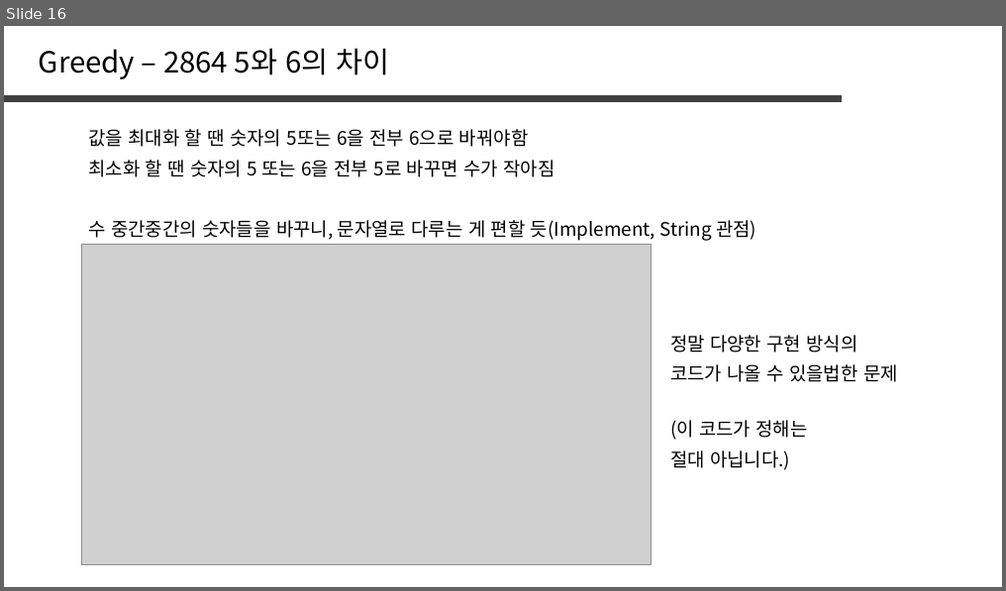
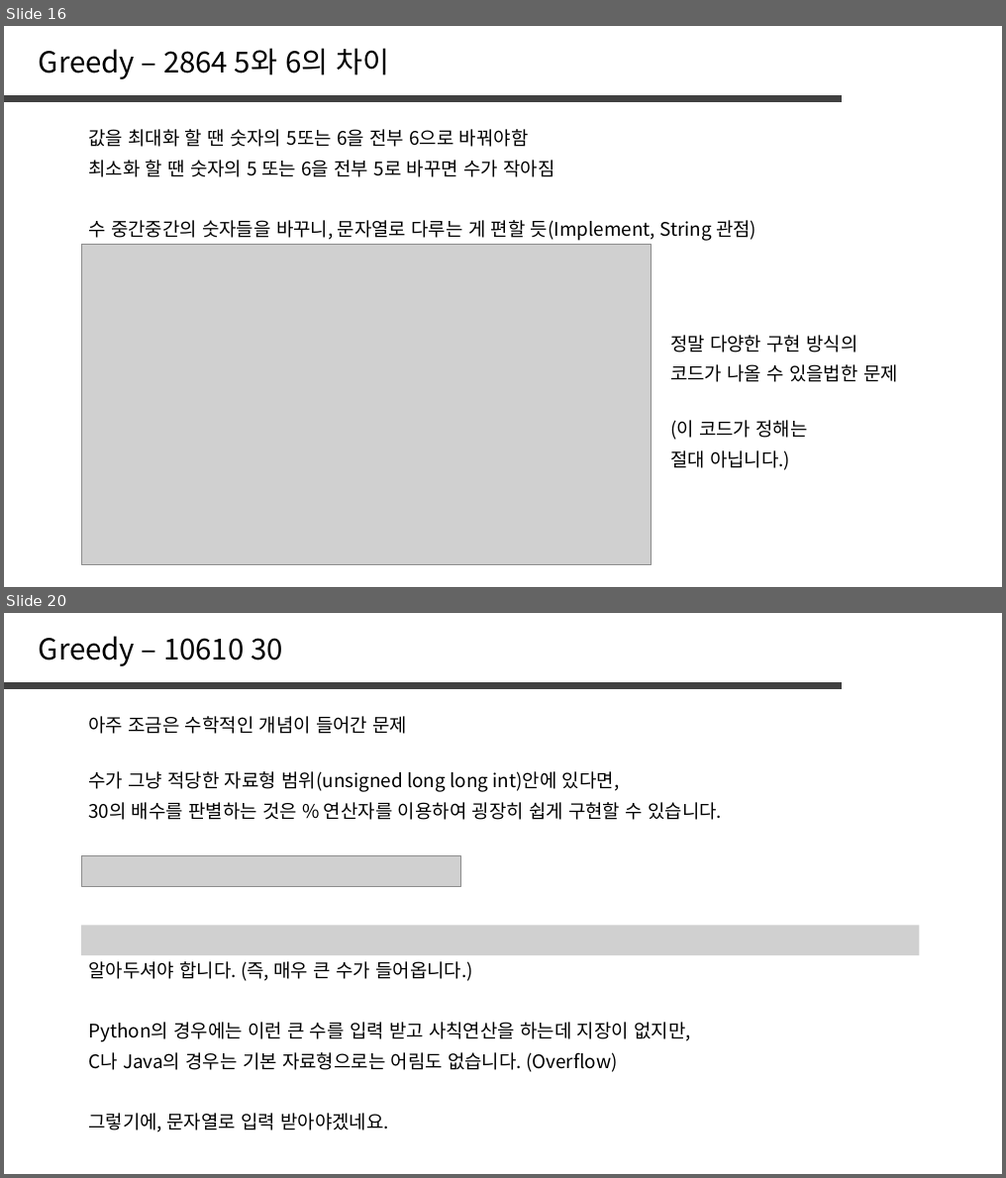
Before and after one commit to jaehoo1/PS-study, a slide deck: study/6_Greedy.pptx. Shown one above the other, each under a label of ours: slide 16 before the commit, slides 16 and 20 after it; the slides between them are not shown. The pictures are 1006x591 and 1006x1178 pixels, drawn with LibreOffice and Linux fonts; fonts in the diff are those of the drawing; grey boxes stand for pictures. Boxes give left, top, right and bottom in pixels: in the first picture for what was removed or moved away, otherwise in the second. Text is boxed around its words. In the diff, an @@ line names an element or a change of style, - is before the commit and + after.

```diff
--- a/study/6_Greedy.pptx
+++ b/study/6_Greedy.pptx
@@ slide 20 added at [4,613,1002,1174], background #FFFFFF @@
@@ text added at [39,636,283,666], 28 pt, text #000000 @@
+Greedy – 10610 30
@@ line added from (4, 685) to (843, 685), #404040 6 pt @@
@@ text added at [88,716,408,734], 18 pt, text #000000 @@
+아주 조금은 수학적인 개념이 들어간 문제
@@ text added at [88,771,619,792], 18 pt, text #000000 @@
+수가 그냥 적당한 자료형 범위(unsigned long long int)안에 있다면,
@@ text added at [88,802,722,820], 18 pt, text #000000 @@
+30의 배수를 판별하는 것은 % 연산자를 이용하여 굉장히 쉽게 구현할 수 있습니다.
@@ picture added at [81,857,460,886] @@
@@ picture added at [81,925,920,956] @@
@@ text added at [88,961,473,981], 18 pt, text #000000 @@
+알아두셔야 합니다. (즉, 매우 큰 수가 들어옵니다.)
@@ text added at [88,1022,690,1043], 18 pt, text #000000 @@
+Python의 경우에는 이런 큰 수를 입력 받고 사칙연산을 하는데 지장이 없지만,
@@ text added at [88,1053,617,1072], 18 pt, text #000000 @@
+C나 Java의 경우는 기본 자료형으로는 어림도 없습니다. (Overflow)
@@ text added at [88,1113,389,1133], 18 pt, text #000000 @@
+그렇기에, 문자열로 입력 받아야겠네요.
```
Also in this commit, not shown: 1 slide changed, 5 other slides added, 23 slides removed.
